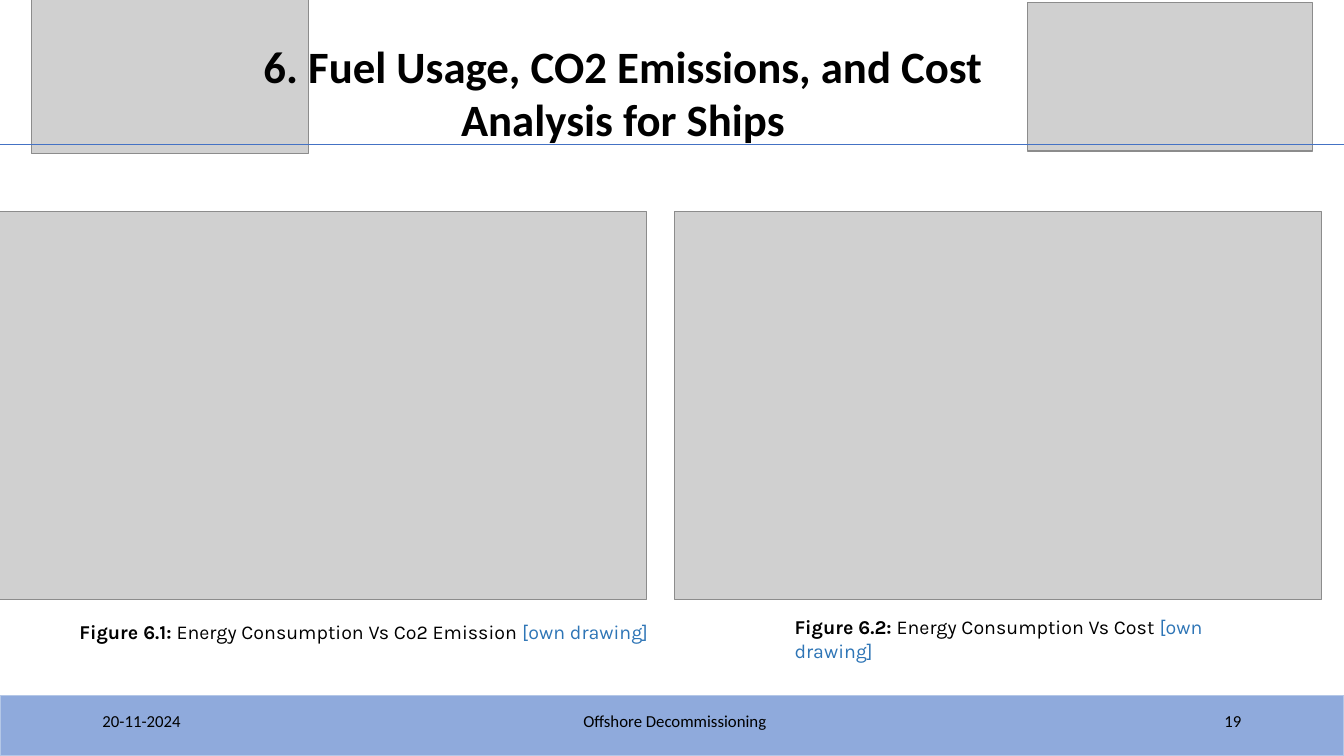
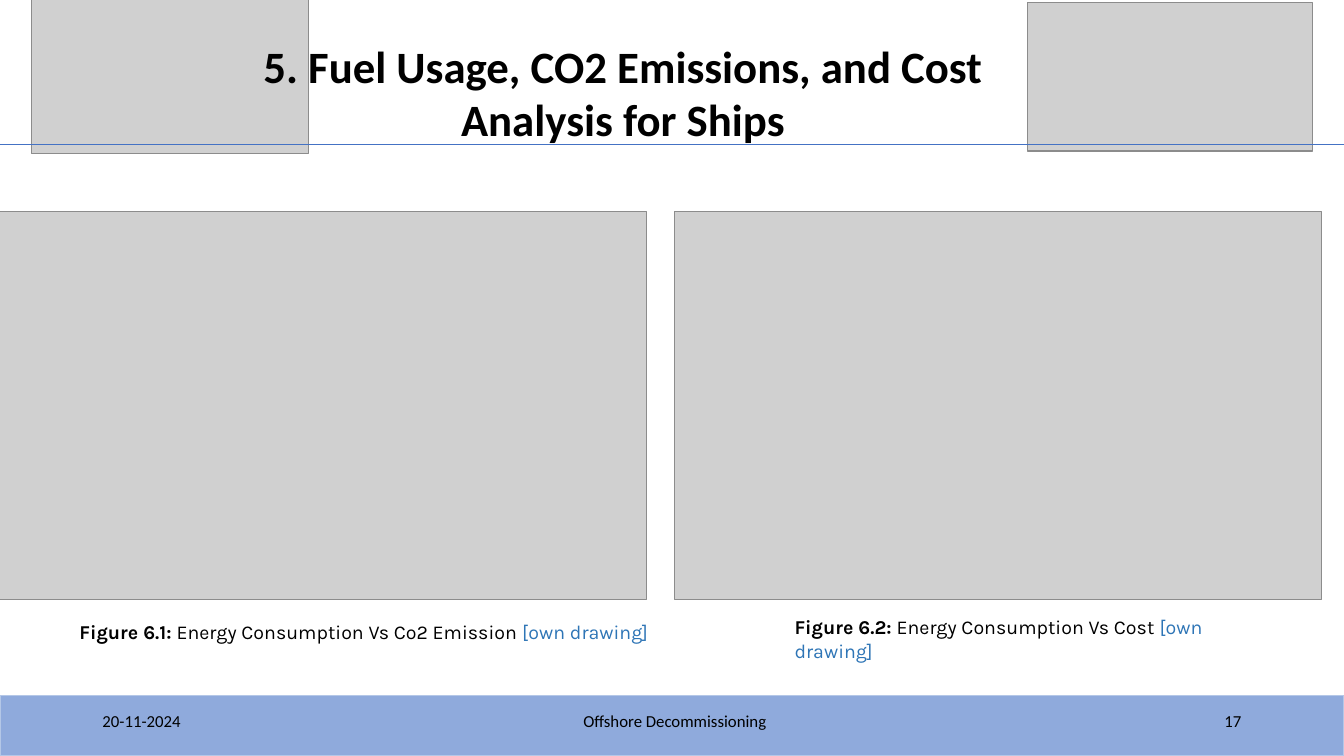
Before and after one commit to KSoni1505/Fraunhofer_IWES_Interview_Task_Offshore-Decommissioning, a slide deck: slide 17 of IWES/IWES_Task.pptx (slide 19 before the commit). Drawn at 1344x756 pixels with LibreOffice and Linux fonts; fonts in the diff are those of the drawing; grey boxes stand for pictures. Boxes give left, top, right and bottom in pixels: in the first picture for what was removed or moved away, otherwise in the second. Text is boxed around its words. In the diff, an @@ line names an element or a change of style, - is before the commit and + after.

Commit message:
Update

```diff
--- a/IWES/IWES_Task.pptx
+++ b/IWES/IWES_Task.pptx
@@ text at [263,46,982,145]: text changed @@
-6. Fuel Usage, CO2 Emissions, and Cost Analysis for Ships
+5. Fuel Usage, CO2 Emissions, and Cost Analysis for Ships
@@ page number at [1224,716,1241,727]: text changed @@
-19
+17
```
Also in this commit, not shown: 3 other slides changed.
